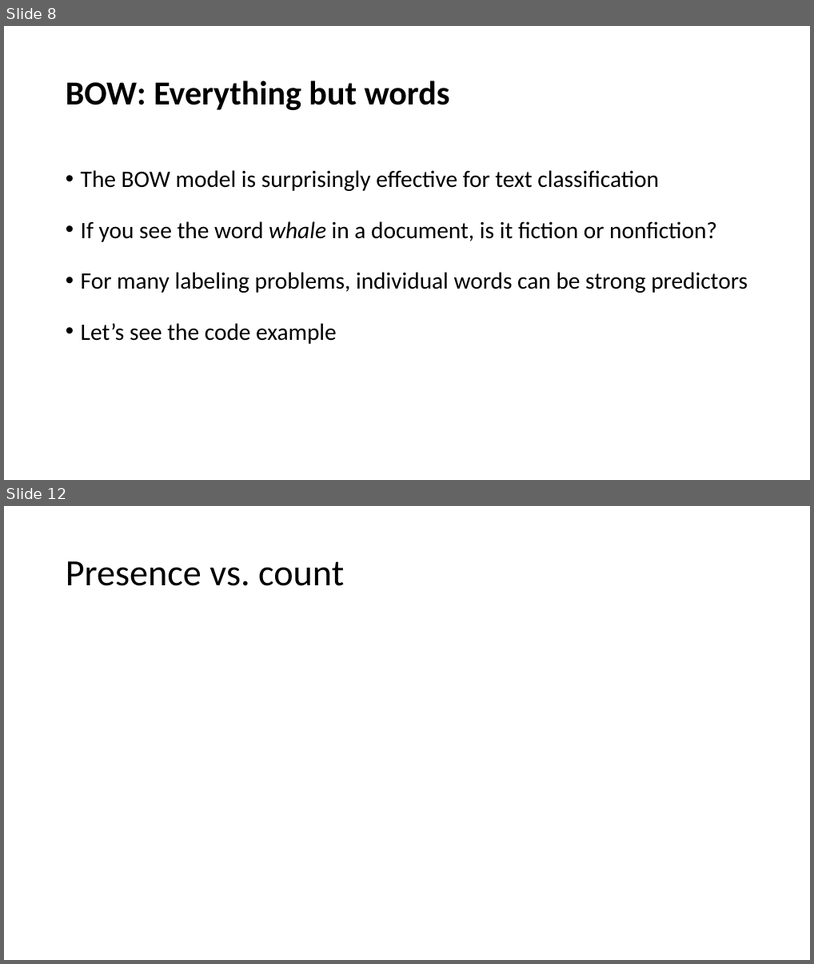
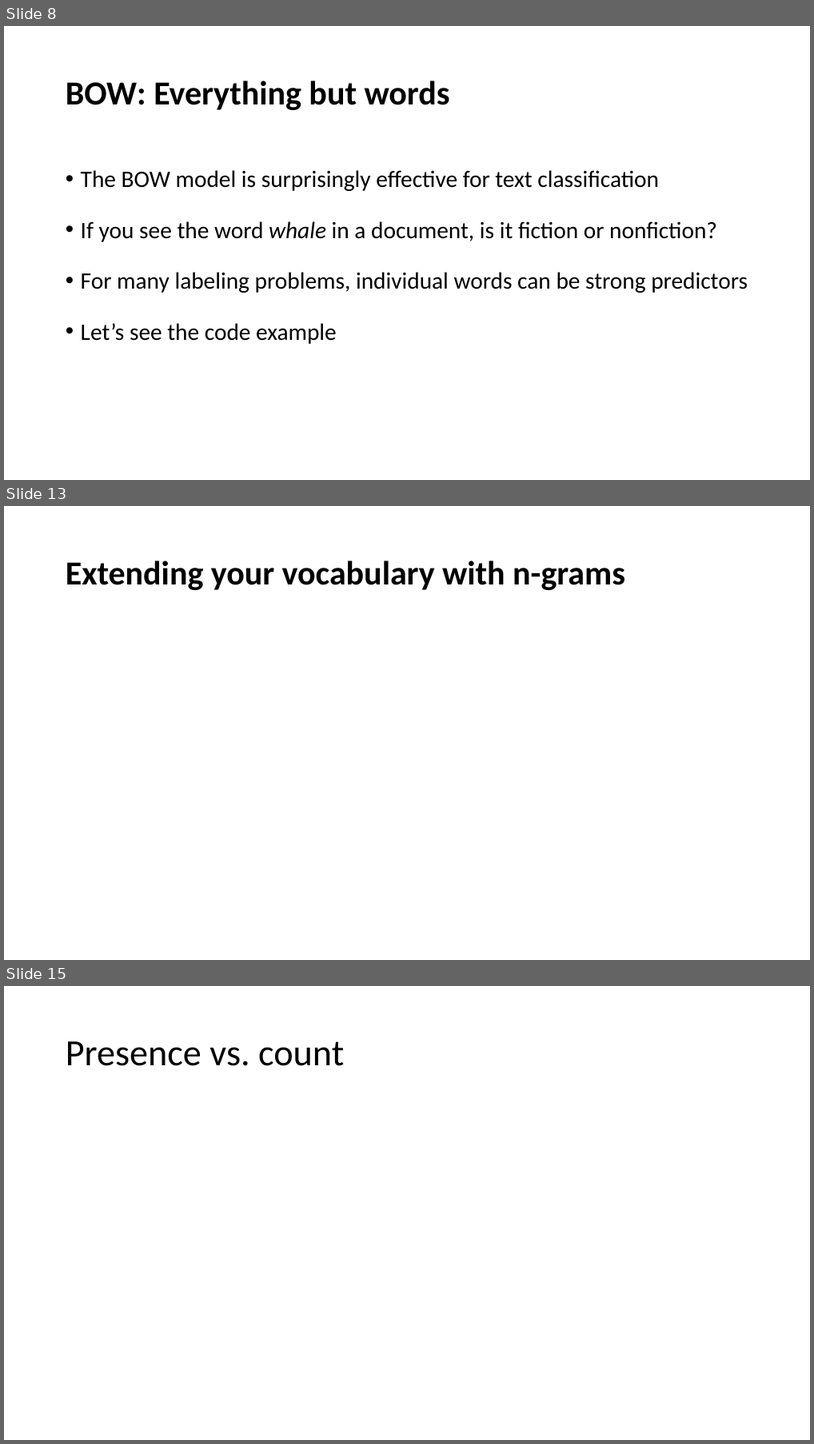
Before and after one commit to YeabinMoonEcon/BUS211, a slide deck: BUS243_NLP/lecture_notes/Lecture2.pptx. Shown one above the other, each under a label of ours: slides 8 and 12 before the commit, slides 8, 13 and 15 after it; the slides between them are not shown. The pictures are 814x964 and 814x1444 pixels, drawn with LibreOffice and Linux fonts; fonts in the diff are those of the drawing. Boxes give left, top, right and bottom in pixels: in the first picture for what was removed or moved away, otherwise in the second. Text is boxed around its words. In the diff, an @@ line names an element or a change of style, - is before the commit and + after.

```diff
--- a/BUS243_NLP/lecture_notes/Lecture2.pptx
+++ b/BUS243_NLP/lecture_notes/Lecture2.pptx
@@ slide 13 added at (4,506,810,960), background #FFFFFF @@
@@ title added at (66,560,626,590), 40 pt, text #000000, bold @@
+Extending your vocabulary with n-grams
@@ what was slide 12 is now slide 15 @@
```
Also in this commit, not shown: 1 slide changed, 4 other slides added, 2 slides removed, 2 other files.
